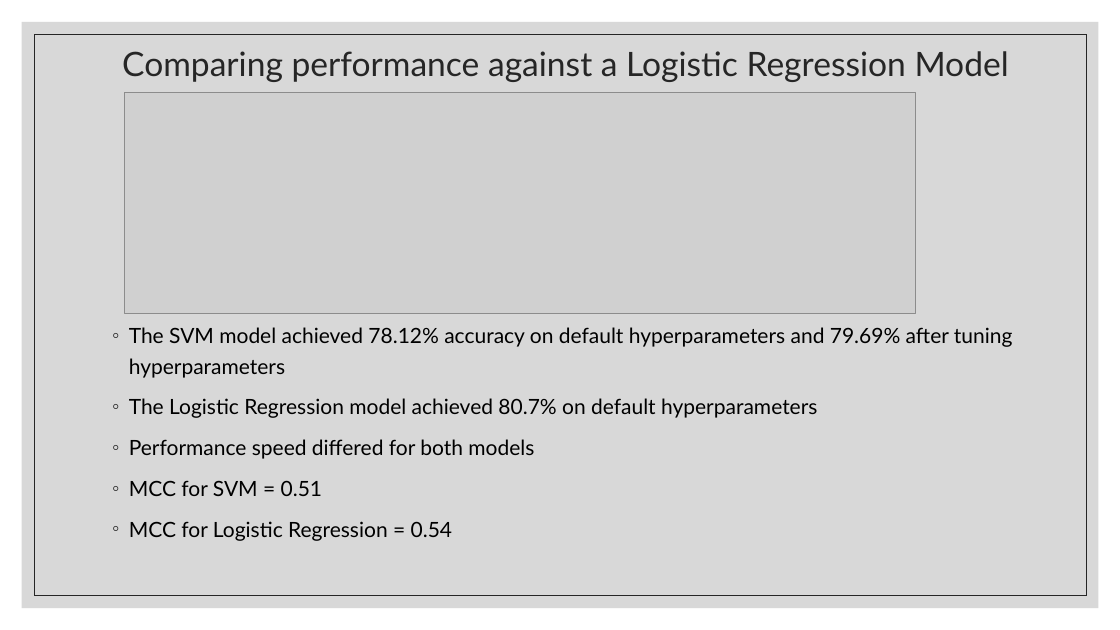
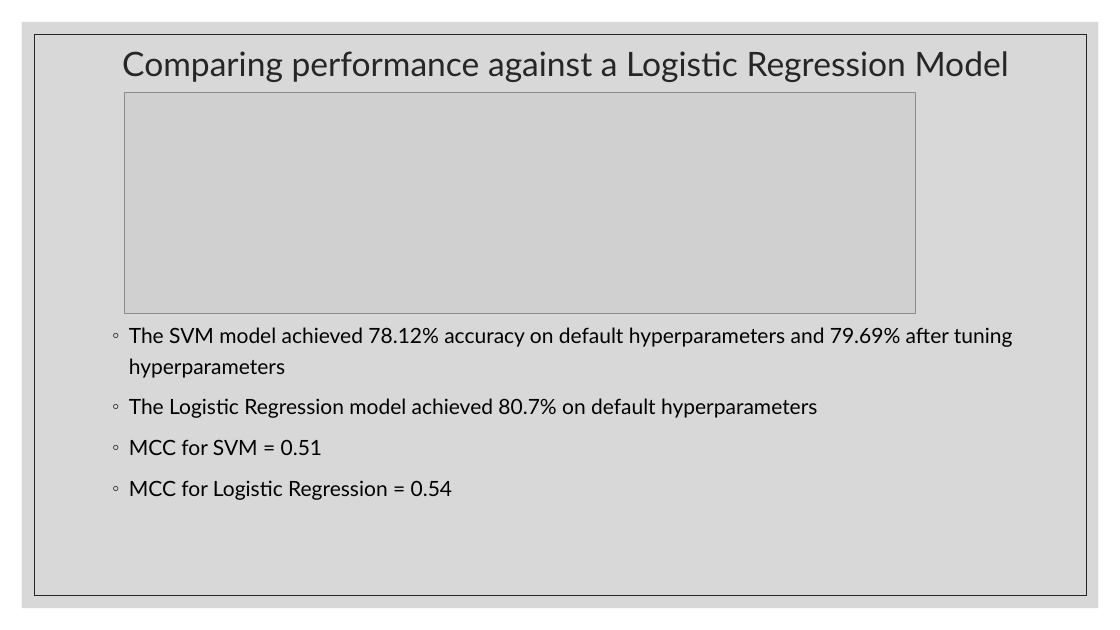
Before and after one commit to Myself1214/Group-3-M9, a slide deck: slide 7 of group-3-M09-final-presentation.pptx. Drawn at 1120x630 pixels with LibreOffice and Linux fonts; fonts in the diff are those of the drawing; grey boxes stand for pictures. Boxes give left, top, right and bottom in pixels: in the first picture for what was removed or moved away, otherwise in the second. Text is boxed around its words. In the diff, an @@ line names an element or a change of style, - is before the commit and + after.

Commit message:
Final push

```diff
--- a/group-3-M09-final-presentation.pptx
+++ b/group-3-M09-final-presentation.pptx
@@ text at <box>129,439,534,459</box>: paragraph removed @@
-◦ Performance speed differed for both models
```
